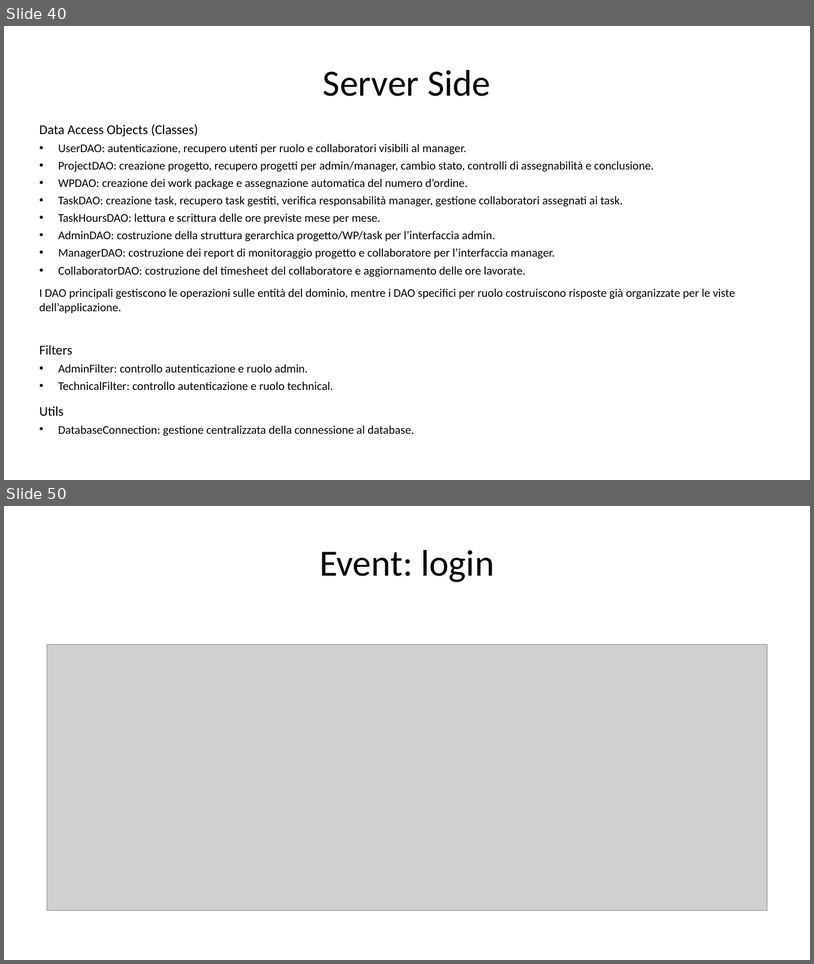
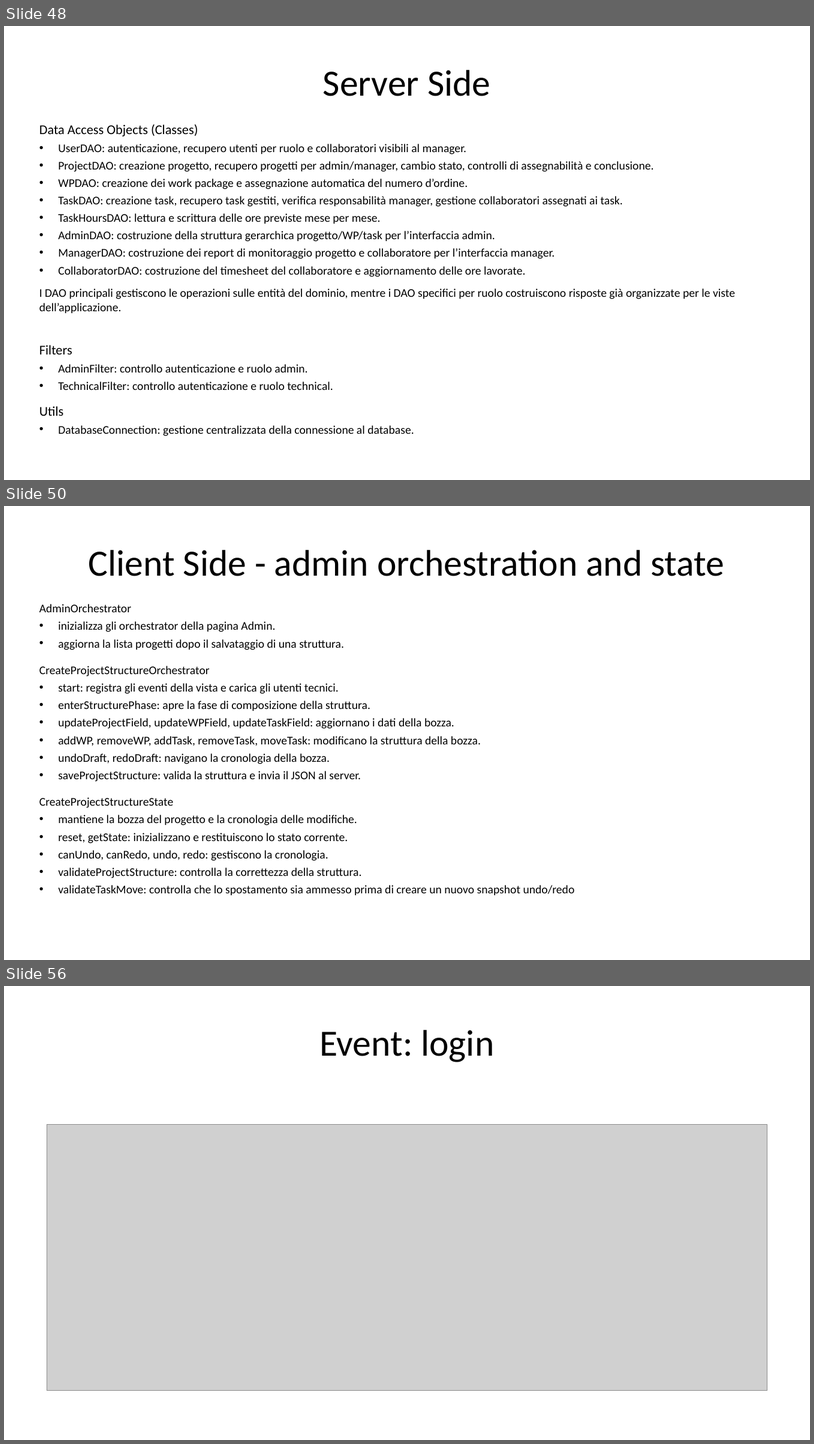
Before and after one commit to gilbertobrambilla/tiw-2026-html, a slide deck: docs/TIW_documentazione.pptx. Shown one above the other, each under a label of ours: slides 40 and 50 before the commit, slides 48, 50 and 56 after it; the slides between them are not shown. The pictures are 814x964 and 814x1444 pixels, drawn with LibreOffice and Linux fonts; fonts in the diff are those of the drawing; grey boxes stand for pictures. Boxes give left, top, right and bottom in pixels: in the first picture for what was removed or moved away, otherwise in the second. Text is boxed around its words. In the diff, an @@ line names an element or a change of style, - is before the commit and + after.

```diff
--- a/docs/TIW_documentazione.pptx
+++ b/docs/TIW_documentazione.pptx
@@ slide 50 added at (4, 506, 810, 960), background #FFFFFF @@
@@ text added at (89, 550, 725, 576), 44 pt, text #000000 @@
+Client Side - admin orchestration and state
@@ text added at (39, 604, 575, 895), 14 pt, text #000000 @@
+AdminOrchestrator
+• inizializza gli orchestrator della pagina Admin.
+• aggiorna la lista progetti dopo il salvataggio di una struttura.
+CreateProjectStructureOrchestrator
+• start: registra gli eventi della vista e carica gli utenti tecnici.
+• enterStructurePhase: apre la fase di composizione della struttura.
+• updateProjectField, updateWPField, updateTaskField: aggiornano i dati della bozza.
+• addWP, removeWP, addTask, removeTask, moveTask: modificano la struttura della bozza.
+• undoDraft, redoDraft: navigano la cronologia della bozza.
+• saveProjectStructure: valida la struttura e invia il JSON al server.
+CreateProjectStructureState
+• mantiene la bozza del progetto e la cronologia delle modifiche.
+• reset, getState: inizializzano e restituiscono lo stato corrente.
+• canUndo, canRedo, undo, redo: gestiscono la cronologia.
+• validateProjectStructure: controlla la correttezza della struttura.
+• validateTaskMove: controlla che lo spostamento sia ammesso prima di creare un nuovo snapshot undo/redo
@@ what was slide 40 is now slide 48 @@
@@ what was slide 50 is now slide 56 @@
```
Also in this commit, not shown: 5 slides changed, 8 other slides added, 3 slides removed.
